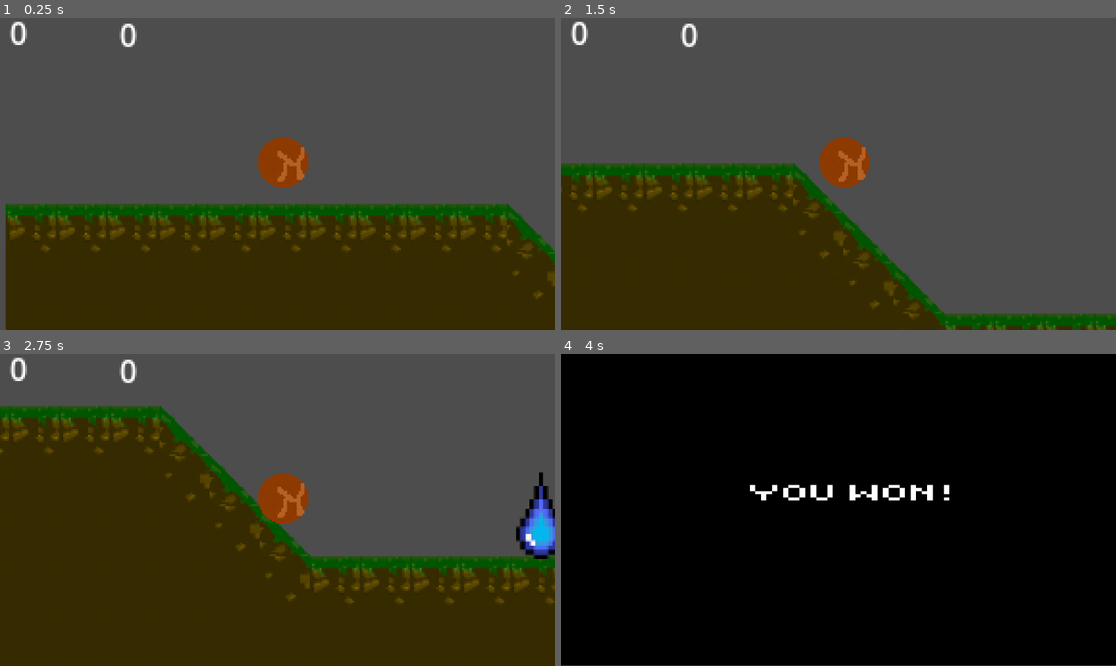
Above: before the commit, frames 1-4 (two rows, left to right).
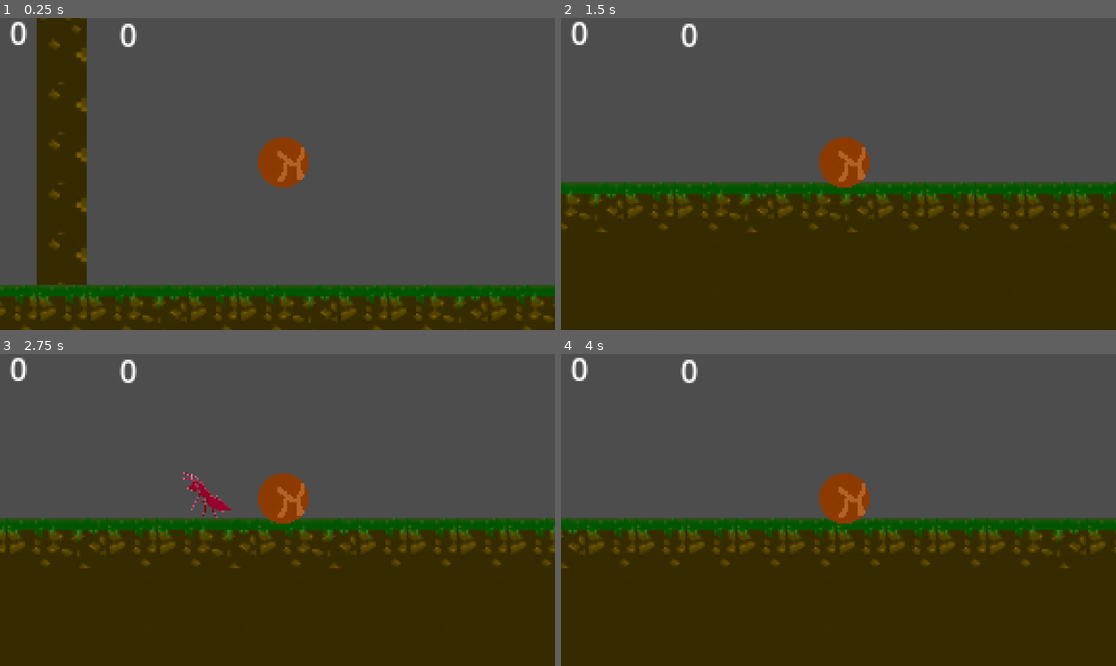
Above: after the commit, the same moments.

Repository: KaiRafie/GameJam25
Game: Godot game, scene res://scenes/level_1.tscn
Two runs of this game, one before a commit and one after it. Both use one fixed random seed, a clock stepped at 60 frames per second and the inputs below. This scene is started directly instead of the project's main scene.
Inputs:
- Up to frame 1 (0.25 s): no input
- Up to frame 2 (1.5 s): tap Enter (ui_accept) at 0.5, 0.77 s; hold D (move_right) from 0.53 s (still down)
- Up to frame 3 (2.75 s): tap Enter (ui_accept) at 1.52 s; release D (move_right) at 2.03 s; hold A (move_left) from 2.03 s (still down)
- Up to frame 4 (4 s): release A (move_left) at 2.78 s; hold D (move_right) from 2.78 s (still down); tap Enter (ui_accept) at 3.02, 3.77 s

The runs differ from the first frame. In frame 1, 35% of the frame differs, in the area x 0-100%, y 0-100%; in frame 2, 26%; in frame 3, 26%; in frame 4, 100%.

Commit message:
modify level 1

Diff:
--- a/scenes/level_1.tscn
+++ b/scenes/level_1.tscn
@@ -54,7 +54,7 @@
 layer_0/tile_data = PackedInt32Array(65531, 0, 0, 65532, 65536, 0, 65533, 0, 0, 65534, 0, 0, 65535, 65536, 0, 0, 0, 0,  …(19637 unchanged characters)…
 
 [node name="Seed" parent="." instance=ExtResource("1_epi0y")]
-position = Vector2(4305, -518)
+position = Vector2(-27, -92)
 
 [node name="Camera2D" type="Camera2D" parent="Seed"]
 position = Vector2(-3, 6)
--- /dev/null
+++ b/scenes/trampoline_jump.tscn
@@ -0,0 +1,28 @@
+[gd_scene load_steps=4 format=3 uid="uid://cf2fpdpdyx24v"]
+
+[ext_resource type="Script" path="res://scripts/trampoline_jump.gd" id="1_e4cfw"]
+[ext_resource type="Texture2D" uid="uid://brfa0osob2omv" path="res://Assets/images/pixil trampoline copy (exact same).png" id="2_iw03l"]
+
+[sub_resource type="CapsuleShape2D" id="CapsuleShape2D_37ql1"]
+radius = 5.0
+height = 42.0
+
+[node name="TrampolineJump" type="Area2D"]
+position = Vector2(1, -13)
+collision_layer = 3
+collision_mask = 3
+script = ExtResource("1_e4cfw")
+
+[node name="Sprite2D" type="Sprite2D" parent="."]
+scale = Vector2(1.80769, 1.23077)
+texture = ExtResource("2_iw03l")
+
+[node name="CollisionShape2D" type="CollisionShape2D" parent="."]
+position = Vector2(0, -4)
+rotation = 1.5708
+shape = SubResource("CapsuleShape2D_37ql1")
+one_way_collision = true
+
+[connection signal="area_entered" from="." to="." method="_on_area_entered"]
+[connection signal="area_exited" from="." to="." method="_on_area_exited"]
+[connection signal="body_entered" from="." to="." method="_on_body_entered"]
Not shown, added: Assets/images/pixil trampoline copy (exact same).png.import
Not shown, added: Assets/images/pixil-layer-color sky 1.png.import
Not shown, added: Assets/images/pixil-layer-color sky 2.png.import
Not shown, added: Assets/images/pixil-layer-color sky 3.png.import
Not shown, added: Assets/images/pixil-layer-color sky 4.png.import
Not shown, added: Assets/images/pixil-layer-color sky 5.png.import
Not shown, added: Assets/images/pixil-layer-color sky 6.png.import
